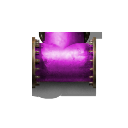
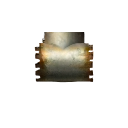
Layer changes from the first 128x128 image to the second:
hid "Layer 1" over [32, 32, 103, 99]
